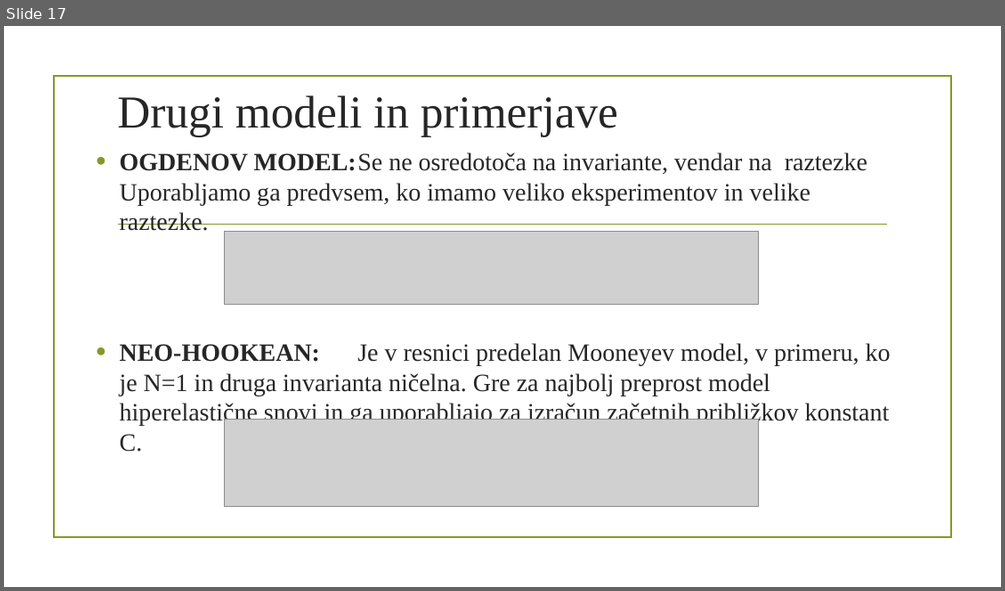
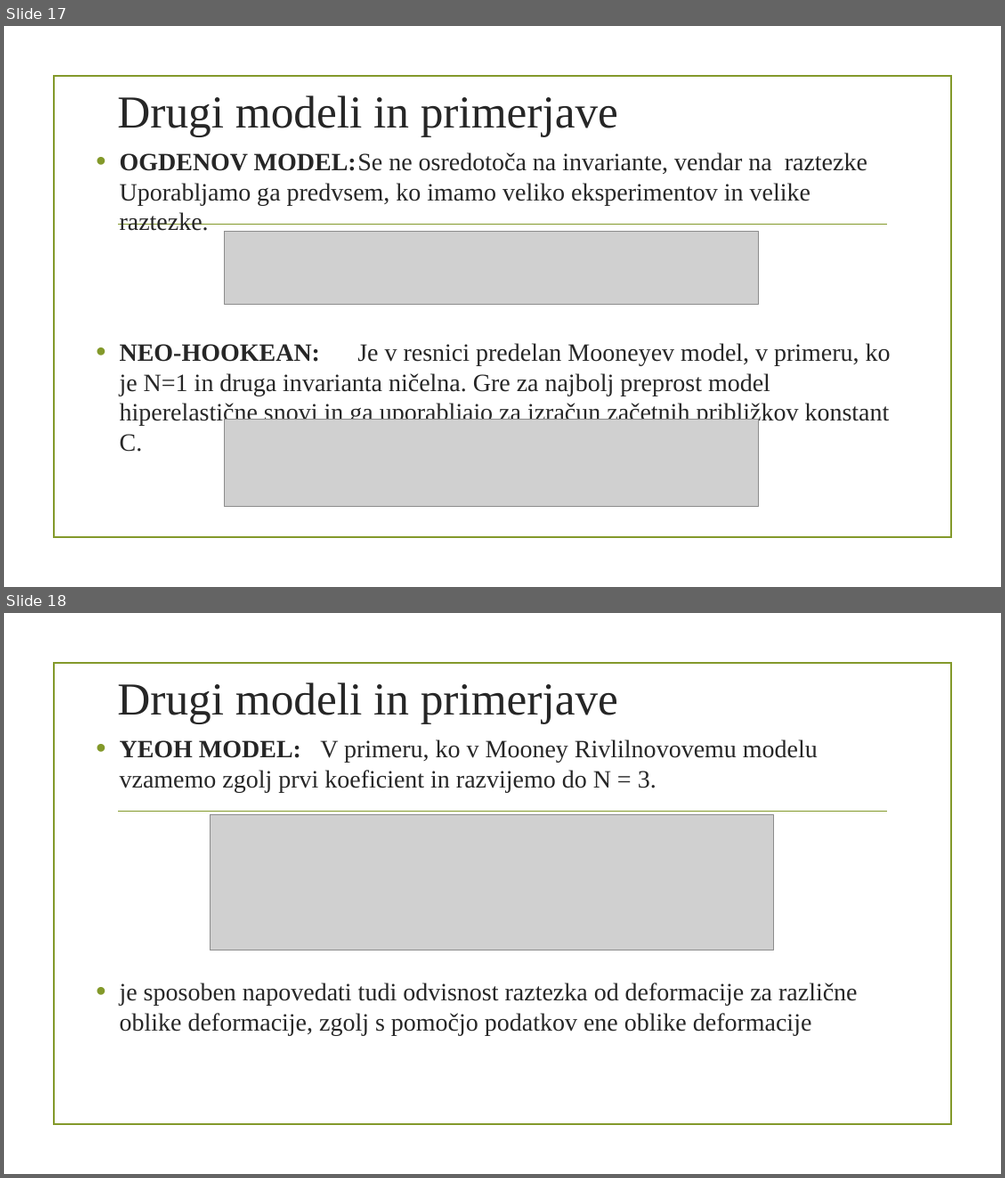
Before and after one commit to MaticTonin/Faks-FMF, a slide deck: 1. Magisterij/Fizika mehke snovi/Raztezost gume in Mooney Rivlilov model.pptx. Shown one above the other, each under a label of ours: slide 17 before the commit, slides 17 and 18 after it. The pictures are 1005x591 and 1005x1178 pixels, drawn with LibreOffice and Linux fonts; fonts in the diff are those of the drawing; grey boxes stand for pictures; background and template pictures are left out. Boxes give left, top, right and bottom in pixels: in the first picture for what was removed or moved away, otherwise in the second. Text is boxed around its words. In the diff, an @@ line names an element or a change of style, - is before the commit and + after.

```diff
--- a/1. Magisterij/Fizika mehke snovi/Raztezost gume in Mooney Rivlilov model.pptx
+++ b/1. Magisterij/Fizika mehke snovi/Raztezost gume in Mooney Rivlilov model.pptx
@@ slide 18 added at (4, 613, 1001, 1174), background picture (left out); not listed: 2 template elements that a slide beside it also shows @@
@@ title added at (117, 682, 618, 724), 44 pt, text #262626 @@
+Drugi modeli in primerjave
@@ text added at (120, 739, 857, 1035), 24 pt, text #262626 @@
+• YEOH MODEL: V primeru, ko v Mooney Rivlilnovovemu modelu vzamemo zgolj prvi koeficient in razvijemo do N = 3.
+• je sposoben napovedati tudi odvisnost raztezka od deformacije za različne oblike deformacije, zgolj s pomočjo podatkov ene oblike deformacije
@@ picture added at (210, 815, 774, 950) @@
```
Also in this commit, not shown: 1 other slide added, 1 other file.
